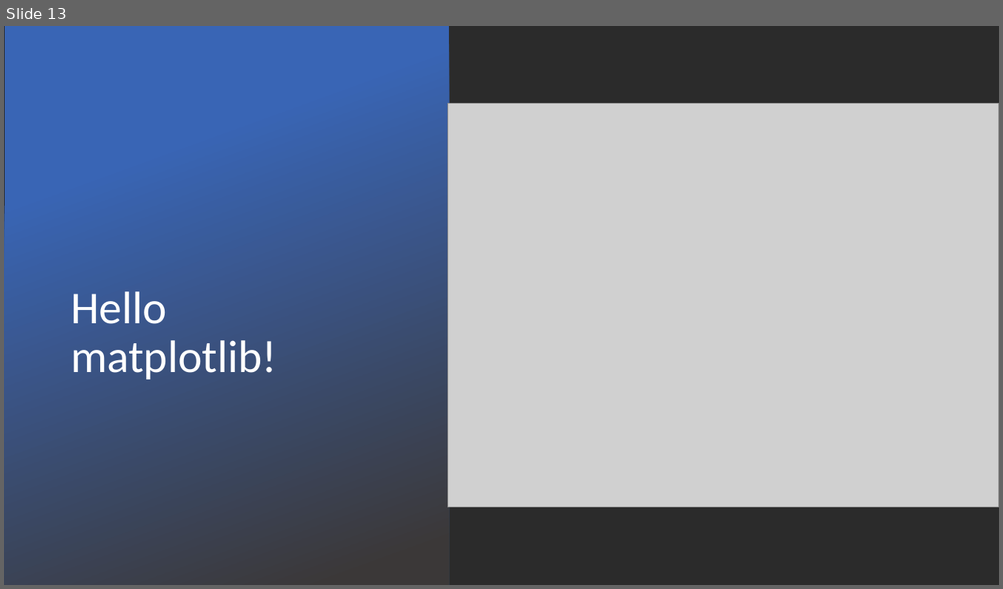
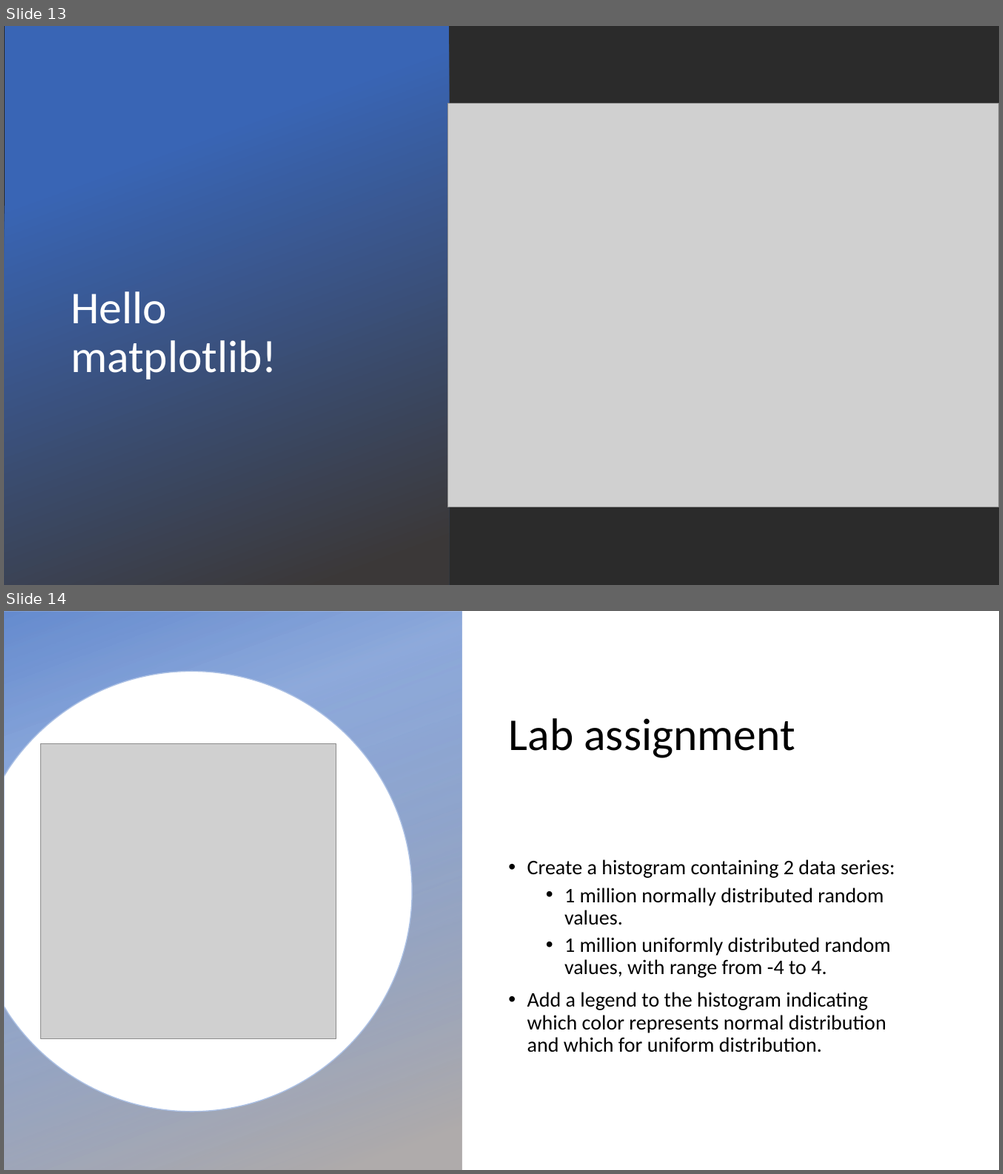
Before and after one commit to genedy2017/python-for-data-science-course, a slide deck: Python Data Science For Fun And Profit.pptx. Shown one above the other, each under a label of ours: slide 13 before the commit, slides 13 and 14 after it. The pictures are 1003x589 and 1003x1174 pixels, drawn with LibreOffice and Linux fonts; fonts in the diff are those of the drawing; grey boxes stand for pictures; background and template pictures are left out; a plain dark background stands for a picture behind light text. Boxes give left, top, right and bottom in pixels: in the first picture for what was removed or moved away, otherwise in the second. Text is boxed around its words. In the diff, an @@ line names an element or a change of style, - is before the commit and + after.

Commit message:
Added lab assignment #1

```diff
--- a/Python Data Science For Fun And Profit.pptx
+++ b/Python Data Science For Fun And Profit.pptx
@@ slide 14 added at (4,611,999,1170), background picture (left out) @@
@@ rectangle added at (4,611,462,1170), fill gradient #4472C4 to #AFABAB @@
@@ freeform shape added at (4,672,412,1113), fill #FFFFFF, outline #C5C3C3 1 pt @@
@@ title added at (509,718,794,758), 44 pt, text #000000 @@
+Lab assignment
@@ picture added at (40,743,336,1039) @@
@@ text added at (527,860,895,1053), 20 pt, text #000000 @@
+• Create a histogram containing 2 data series:
+  • 1 million normally distributed random values.
+  • 1 million uniformly distributed random values, with range from -4 to 4.
+• Add a legend to the histogram indicating which color represents normal distribution and which for uniform distribution.
```
Also in this commit, not shown: 1 other slide added.
